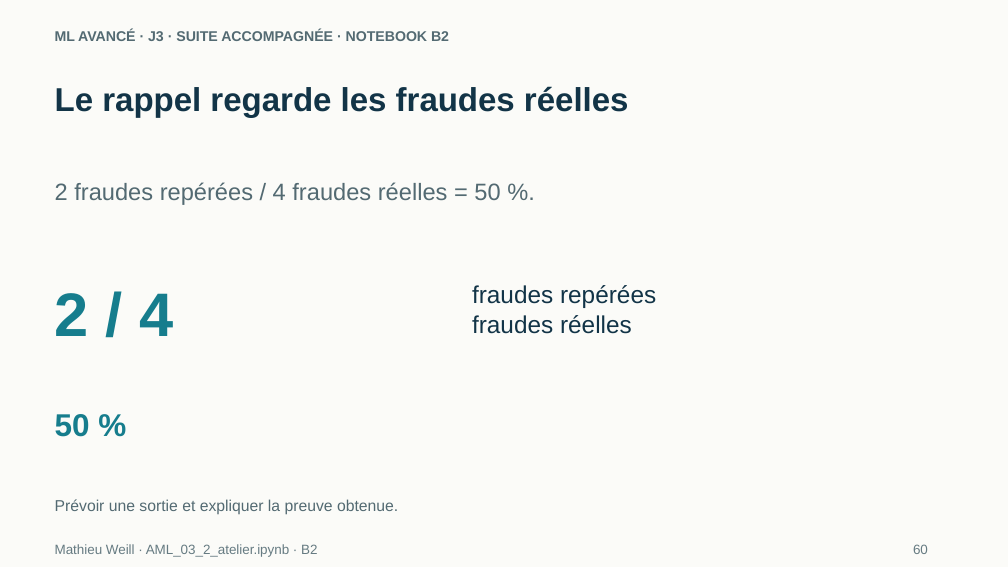
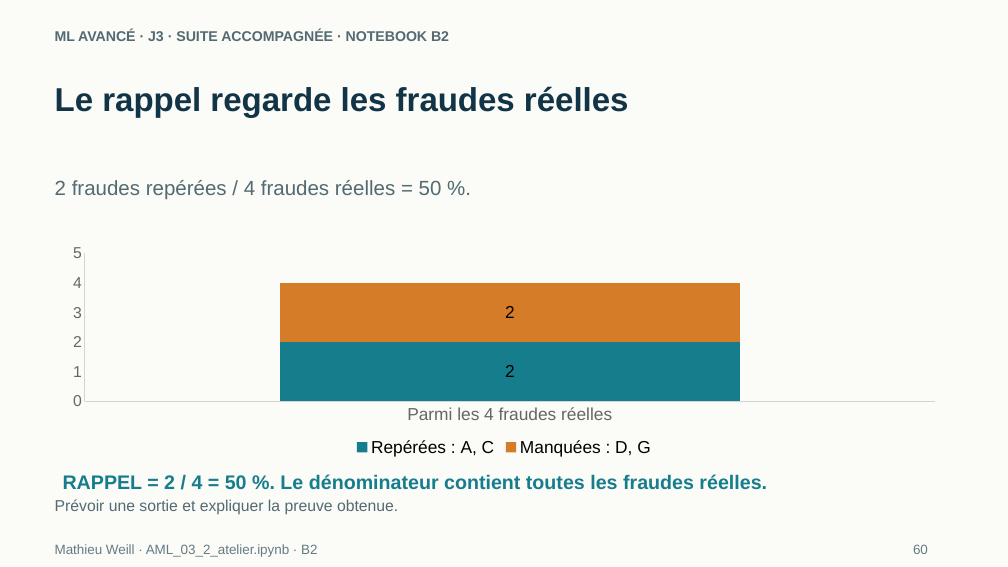
Before and after one commit to MathieuDWeill/ai-course-student, a slide deck: slide 10 of slides/ML_Avance_J3_2_Etudiant.pptx. Drawn at 1008x567 pixels with LibreOffice and Linux fonts; fonts in the diff are those of the drawing. Boxes give left, top, right and bottom in pixels: in the first picture for what was removed or moved away, otherwise in the second. Text is boxed around its words. In the diff, an @@ line names an element or a change of style, - is before the commit and + after.

Commit message:
Publie J3_2 visuel et le rappel API REST FastAPI

```diff
--- a/slides/ML_Avance_J3_2_Etudiant.pptx
+++ b/slides/ML_Avance_J3_2_Etudiant.pptx
@@ text "2 fraudes repérées / 4 ..." at box(55, 180, 442, 200): size 22.5 to 19.5 pt @@
@@ column stacked chart added at box(55, 240, 954, 461) @@
+categories: Parmi les 4 fraudes réelles
+Repérées : A, C: 2
+Manquées : D, G: 2
@@ text removed at box(55, 293, 174, 336) @@
-2 / 4
@@ text removed at box(472, 285, 656, 334) @@
-fraudes repérées
-fraudes réelles
@@ text removed at box(55, 414, 90, 437) @@
-50 %
@@ text added at box(63, 474, 767, 490), 18.8 pt, text #167D8D, bold @@
+RAPPEL = 2 / 4 = 50 %. Le dénominateur contient toutes les fraudes réelles.
```
Also in this commit, not shown: 14 other slides changed, 2 slides added, 6 other files.
